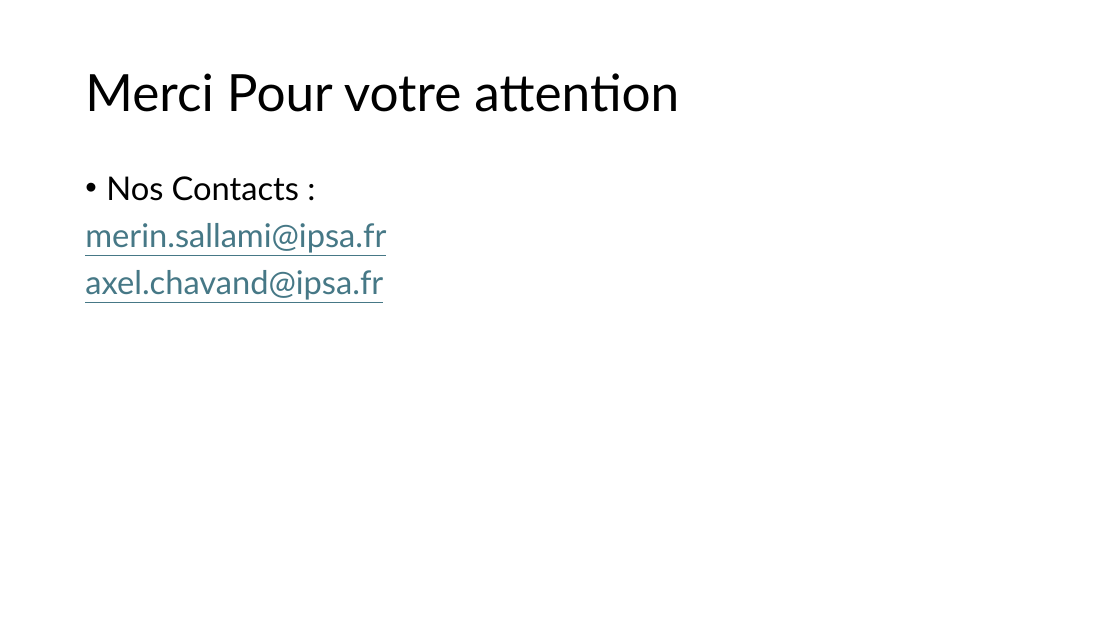
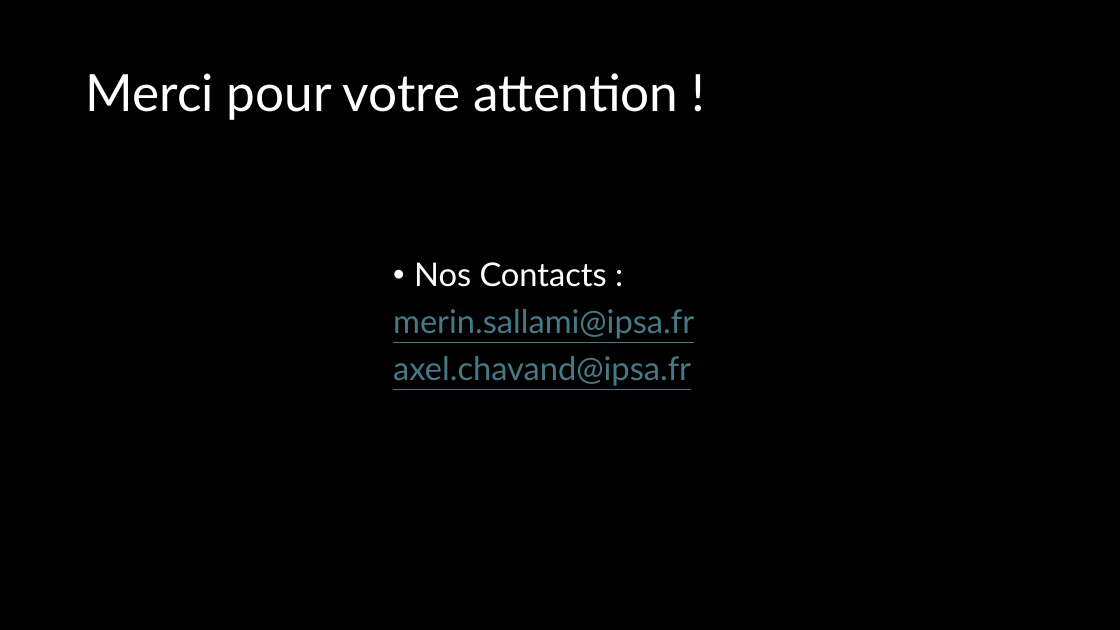
Before and after one commit to MajeurSmith/projet-flight-radar, a slide deck: slide 14 of presentation MAFR.pptx. Drawn at 1120x630 pixels with LibreOffice and Linux fonts; fonts in the diff are those of the drawing. Boxes give left, top, right and bottom in pixels: in the first picture for what was removed or moved away, otherwise in the second. Text is boxed around its words. In the diff, an @@ line names an element or a change of style, - is before the commit and + after.

```diff
--- a/presentation MAFR.pptx
+++ b/presentation MAFR.pptx
@@ background #FFFFFF to #000000 @@
@@ title at (85, 73, 679, 120): text changed; text colour #000000 to #FFFFFF @@
-Merci Pour votre attention
+Merci pour votre attention !
@@ text "Nos Contacts :": place and size @@
-text "Nos Contacts :" at (85, 176, 386, 300)
+text "Nos Contacts :" at (393, 262, 694, 386)
@@ text at (414, 262, 607, 287): text colour #000000 to #FFFFFF in "Nos Contacts :" @@
```
Also in this commit, not shown: 1 other slide changed, 2 other files.
